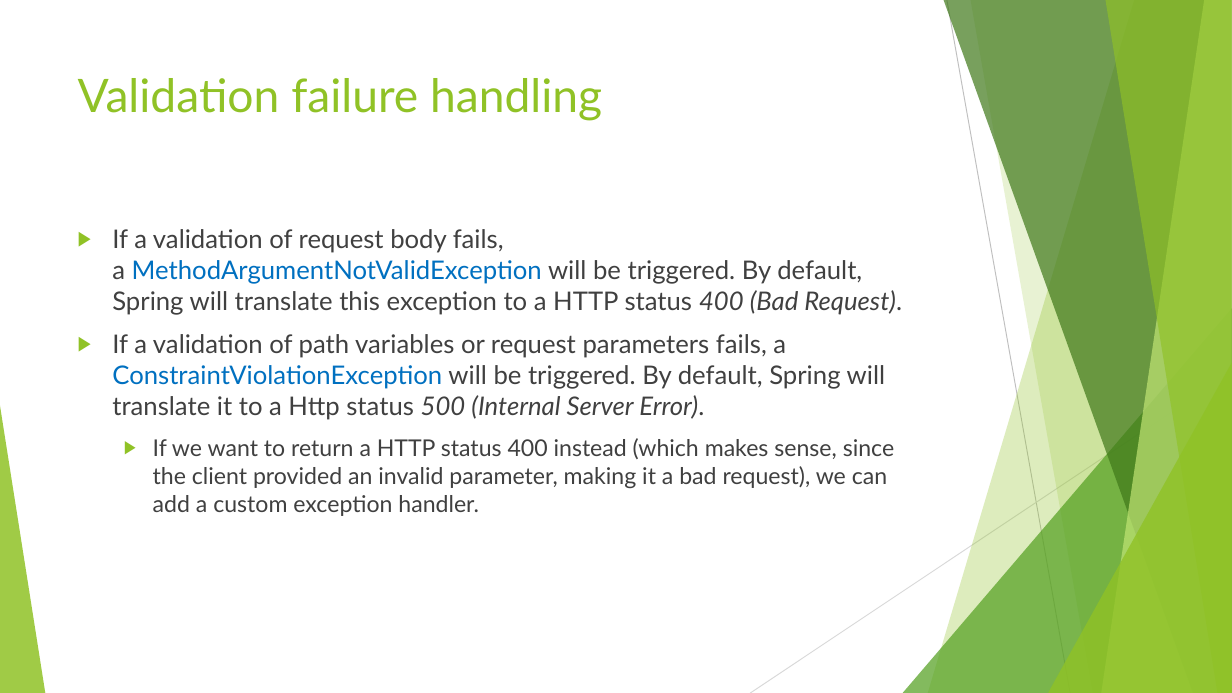
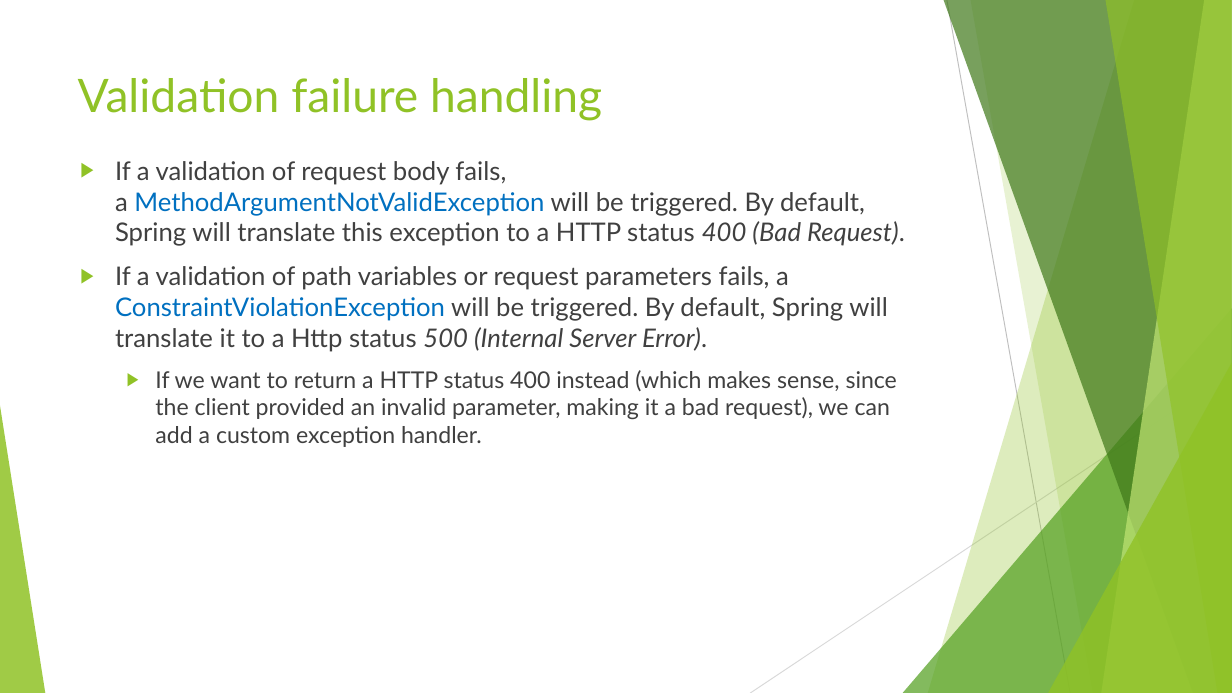
Before and after one commit to idanshal/sb-todo-app-tdp, a slide deck: slide 30 of course_data/presentations/practical_spring_boot_for_tdp_02.pptx (slide 37 before the commit). Drawn at 1232x693 pixels with LibreOffice and Linux fonts; fonts in the diff are those of the drawing. Boxes give left, top, right and bottom in pixels: in the first picture for what was removed or moved away, otherwise in the second. Text is boxed around its words. In the diff, an @@ line names an element or a change of style, - is before the commit and + after.

```diff
--- a/course_data/presentations/practical_spring_boot_for_tdp_02.pptx
+++ b/course_data/presentations/practical_spring_boot_for_tdp_02.pptx
@@ text "If a validation of request ...": place and size @@
-text "If a validation of request ..." at [112,229,902,516]
+text "If a validation of request ..." at [115,161,905,447]
```
Also in this commit, not shown: 5 other slides changed, 7 slides removed, 1 other file.
